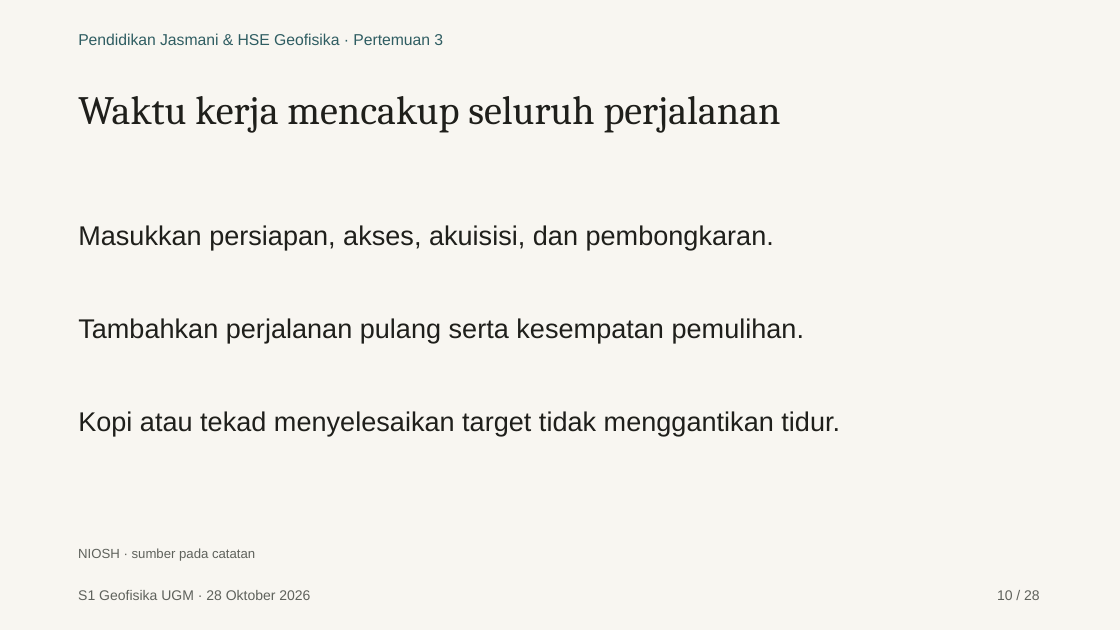
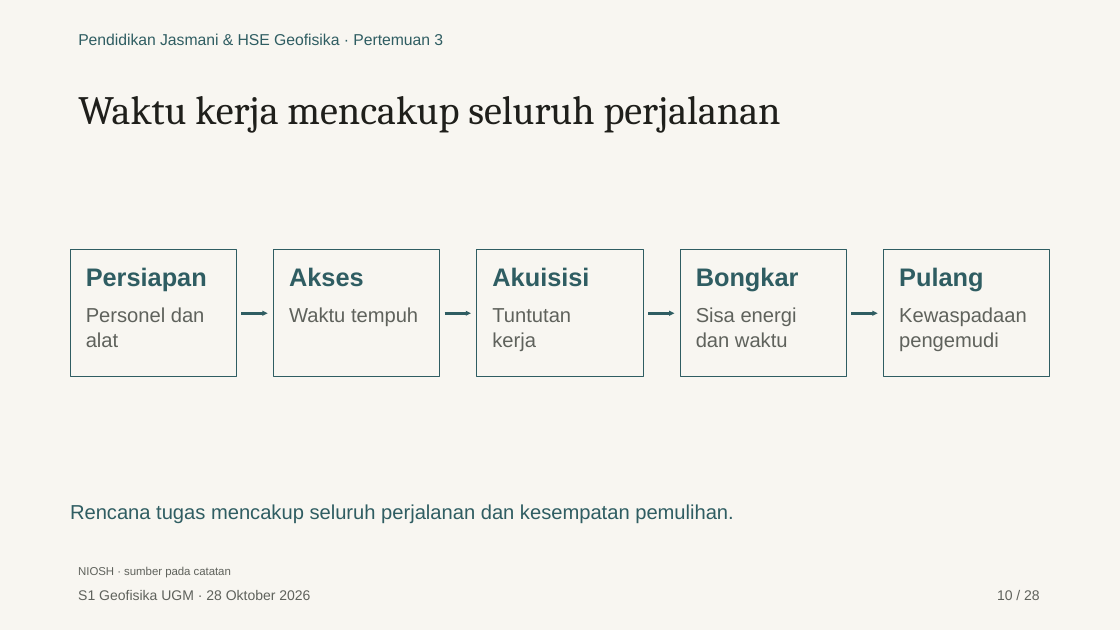
Before and after one commit to maswiet/maswiet.github.io, a slide deck: slide 10 of kuliah/pendidikan-jasmani-hse/pertemuan-3/presentasi.pptx. Drawn at 1120x630 pixels with LibreOffice and Linux fonts; fonts in the diff are those of the drawing. Boxes give left, top, right and bottom in pixels: in the first picture for what was removed or moved away, otherwise in the second. Text is boxed around its words. In the diff, an @@ line names an element or a change of style, - is before the commit and + after.

```diff
--- a/kuliah/pendidikan-jasmani-hse/pertemuan-3/presentasi.pptx
+++ b/kuliah/pendidikan-jasmani-hse/pertemuan-3/presentasi.pptx
@@ text removed at (x1=78, y1=225, x2=774, y2=250) @@
-Masukkan persiapan, akses, akuisisi, dan pembongkaran.
@@ rectangle added at (x1=70, y1=250, x2=236, y2=376), fill #F8F6F1, outline #2F5D62 0.75 pt @@
@@ text added at (x1=86, y1=267, x2=207, y2=292), 21.8 pt, text #2F5D62, bold @@
+Persiapan
@@ rectangle added at (x1=273, y1=250, x2=439, y2=376), fill #F8F6F1, outline #2F5D62 0.75 pt @@
@@ text added at (x1=289, y1=267, x2=364, y2=287), 21.8 pt, text #2F5D62, bold @@
+Akses
@@ rectangle added at (x1=476, y1=250, x2=643, y2=376), fill #F8F6F1, outline #2F5D62 0.75 pt @@
@@ text added at (x1=492, y1=267, x2=589, y2=287), 21.8 pt, text #2F5D62, bold @@
+Akuisisi
@@ rectangle added at (x1=681, y1=250, x2=847, y2=376), fill #F8F6F1, outline #2F5D62 0.75 pt @@
@@ text added at (x1=696, y1=267, x2=799, y2=292), 21.8 pt, text #2F5D62, bold @@
+Bongkar
@@ rectangle added at (x1=884, y1=250, x2=1050, y2=376), fill #F8F6F1, outline #2F5D62 0.75 pt @@
@@ text added at (x1=899, y1=267, x2=983, y2=292), 21.8 pt, text #2F5D62, bold @@
+Pulang
@@ text removed at (x1=78, y1=318, x2=804, y2=343) @@
-Tambahkan perjalanan pulang serta kesempatan pemulihan.
@@ text added at (x1=86, y1=307, x2=205, y2=347), 17.2 pt, text #5F625C @@
+Personel dan
+alat
@@ arrow added from (241, 313) to (268, 313), #2F5D62 2.25 pt @@
@@ text added at (x1=289, y1=307, x2=418, y2=326), 17.2 pt, text #5F625C @@
+Waktu tempuh
@@ arrow added from (444, 313) to (471, 313), #2F5D62 2.25 pt @@
@@ text added at (x1=492, y1=308, x2=571, y2=351), 17.2 pt, text #5F625C @@
+Tuntutan
+kerja
@@ arrow added from (649, 313) to (675, 313), #2F5D62 2.25 pt @@
@@ text added at (x1=696, y1=307, x2=797, y2=347), 17.2 pt, text #5F625C @@
+Sisa energi
+dan waktu
@@ arrow added from (852, 313) to (878, 313), #2F5D62 2.25 pt @@
@@ text added at (x1=899, y1=307, x2=1027, y2=351), 17.2 pt, text #5F625C @@
+Kewaspadaan
+pengemudi
@@ text removed at (x1=78, y1=411, x2=840, y2=436) @@
-Kopi atau tekad menyelesaikan target tidak menggantikan tidur.
@@ text added at (x1=70, y1=504, x2=733, y2=523), 17.2 pt, text #2F5D62 @@
+Rencana tugas mencakup seluruh perjalanan dan kesempatan pemulihan.
@@ text "NIOSH · sumber pada catatan" moved from (x1=78, y1=548, x2=255, y2=561) to (x1=78, y1=567, x2=231, y2=578) @@
@@ text "NIOSH · sumber pada catatan" at (x1=78, y1=567, x2=231, y2=578): size 11.2 to 9.8 pt @@
```
Also in this commit, not shown: 10 other slides changed, 32 other files.
